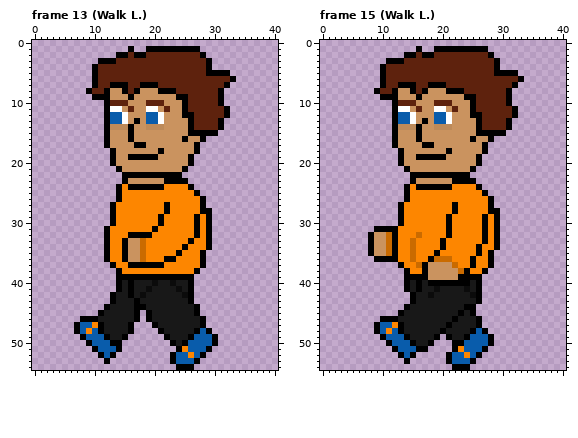
Two states of a pixel-art file, WIP/Brian.aseprite. The first picture shows the starting point.
41x55 pixels, 26 frames. Shown: frame 13 (Walk L.), frame 15 (Walk L.). The commit also changed other frames, which this record leaves out.
New version:
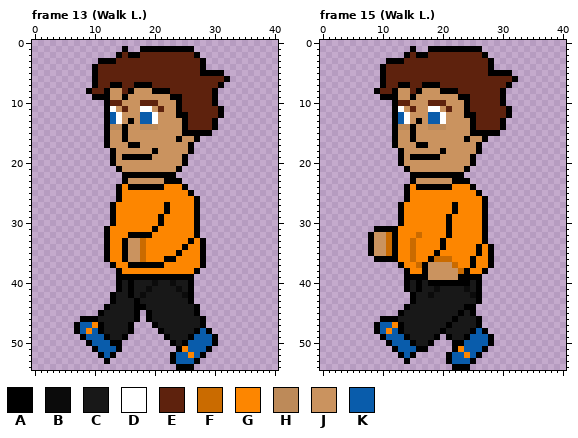
Palette (. is transparent): A #000000  B #0b0b0b  C #181818  D #ffffff  E #5e220d  F #ca6b00  G #fd8600  H #bd8a59  J #ca935f  K #095cab
Edits made:
Changed rows in their new state; - is an unchanged pixel.
Frame 13 (Walk L.):
first column x 14:
 1 -A.-A--------.------
 2 -EA-E--------A.-----
 3 --------------A.----
 4 --------------A.----
 5 --------------A---.-
 6 ------------------A.
 7 -E-A--E----------A.-
 8 -EAJ--A--E------A.--
 9 -AJ------A-E----A.--
10 -J--E--J--AE----A.--
11 JEJ-D-JEJ-AE-----A.-
12 DJ--K-DJ--A-E----A.-
13 DJAJK-DJ---AE---A.--
14 -AJ-H--J---AE---A.--
15 -AJ--------A----.---
16 -AJ-------AJ-A.-----
17 --A-J-------A.------
18 ------AJ----A.------
19 -A----J----A.-------
20 -----------A.-------
21 ----------A.--------
22 ----------.---------
23 -----------.--------
24 -----------A.-------
25 ------------A.------
26 -------------A.-----
27 -------------A.-----
28 -------------A..----
29 --------------..----
30 --------------..----
31 --------------..----
32 --------------..----
33 --------------A.----
34 --------------A.----
Frame 15 (Walk L.):
first column x 14:
 1 -A.-A--------.------
 2 -EA-E--------A.-----
 3 --------------A.----
 4 --------------A.----
 5 --------------A---.-
 6 ------------------A.
 7 -E-A--E----------A.-
 8 -EAJ--A--E------A.--
 9 -AJ------A-E----A.--
10 -J--E--J--AE----A.--
11 JEJ-D-JEJ-AE-----A.-
12 DJ--K-DJ--A-E----A.-
13 DJAJK-DJ---AE---A.--
14 -AJ-H--J---AE---A.--
15 -AJ--------A----.---
16 -AJ-------AJ-A.-----
17 --A-J-------A.------
18 ------AJ----A.------
19 -A----J----A.-------
20 -----------A.-------
21 ----------A.--------
22 ----------.---------
23 -----------.--------
24 -----------A.-------
25 ------------A.------
26 -------------A.-----
27 -------------A.-----
28 -------------A..----
29 --------------..----
30 --------------..----
31 --------------..----
32 --------------..----
33 --------------..----
34 --------------A.----
